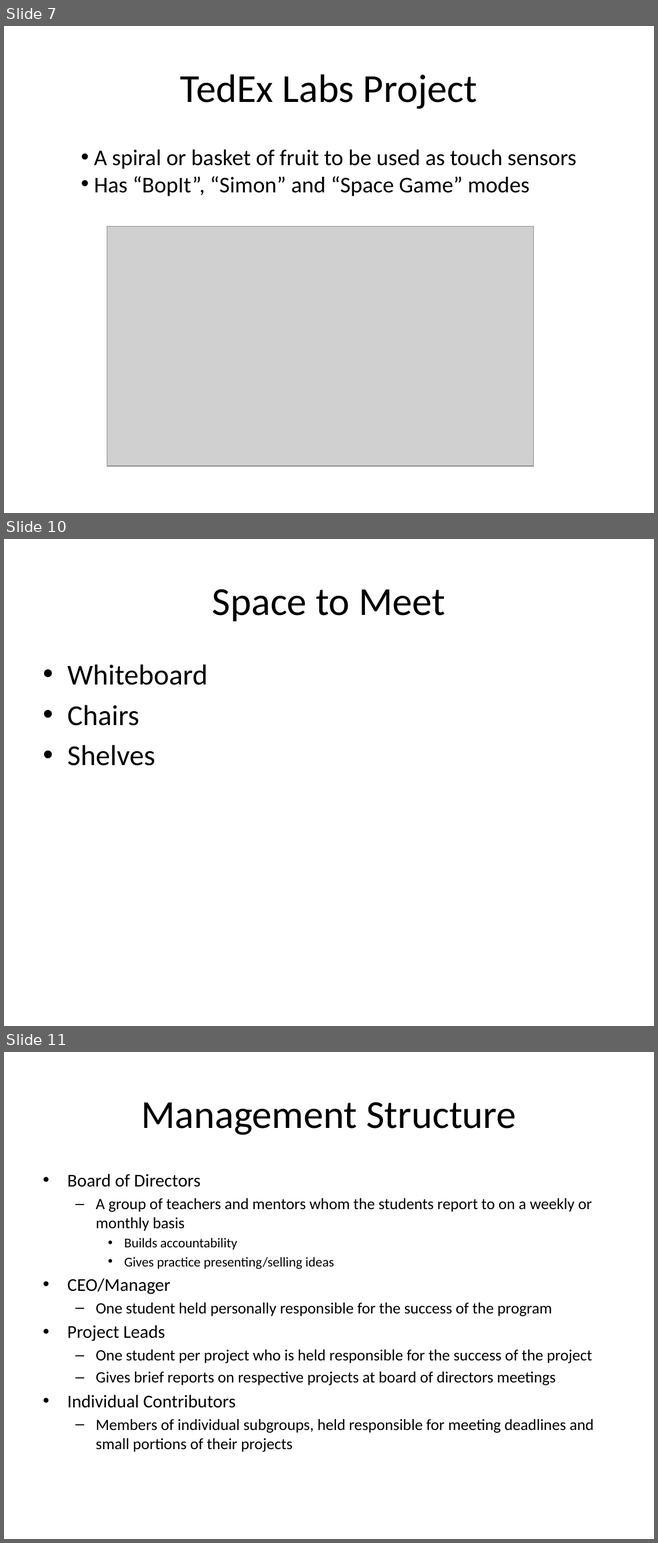
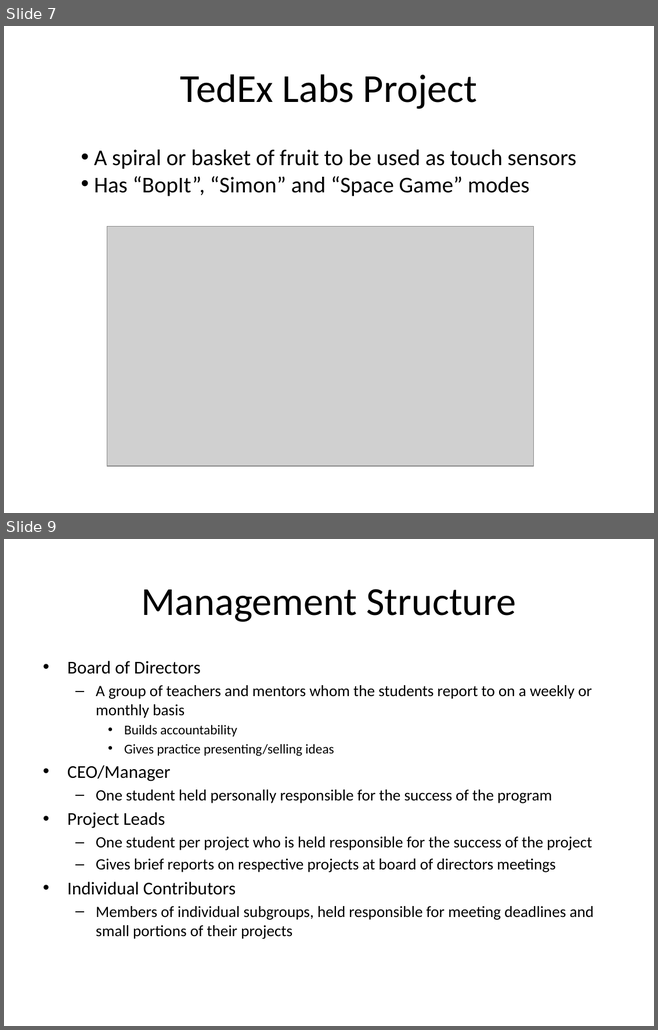
Before and after one commit to ChapResearch/ChapR, a slide deck: ChaprSVN/Promo/Chap Research 2015 Kickoff Presentation.pptx. Shown one above the other, each under a label of ours: slides 7, 10 and 11 before the commit, slides 7 and 9 after it; the slides between them are not shown. The pictures are 658x1543 and 658x1030 pixels, drawn with LibreOffice and Linux fonts; fonts in the diff are those of the drawing; grey boxes stand for pictures. Boxes give left, top, right and bottom in pixels: in the first picture for what was removed or moved away, otherwise in the second. Text is boxed around its words. In the diff, an @@ line names an element or a change of style, - is before the commit and + after.

```diff
--- a/ChaprSVN/Promo/Chap Research 2015 Kickoff Presentation.pptx
+++ b/ChaprSVN/Promo/Chap Research 2015 Kickoff Presentation.pptx
@@ slide 10 removed at bbox=[4, 539, 654, 1026], background #FFFFFF @@
@@ title removed at bbox=[212, 589, 445, 621] @@
-Space to Meet
@@ text removed at bbox=[67, 664, 208, 766] @@
-• Whiteboard
-• Chairs
-• Shelves
@@ what was slide 11 is now slide 9 @@
```
Also in this commit, not shown: 1 slide changed, 1 other slide removed, 2 other files.
